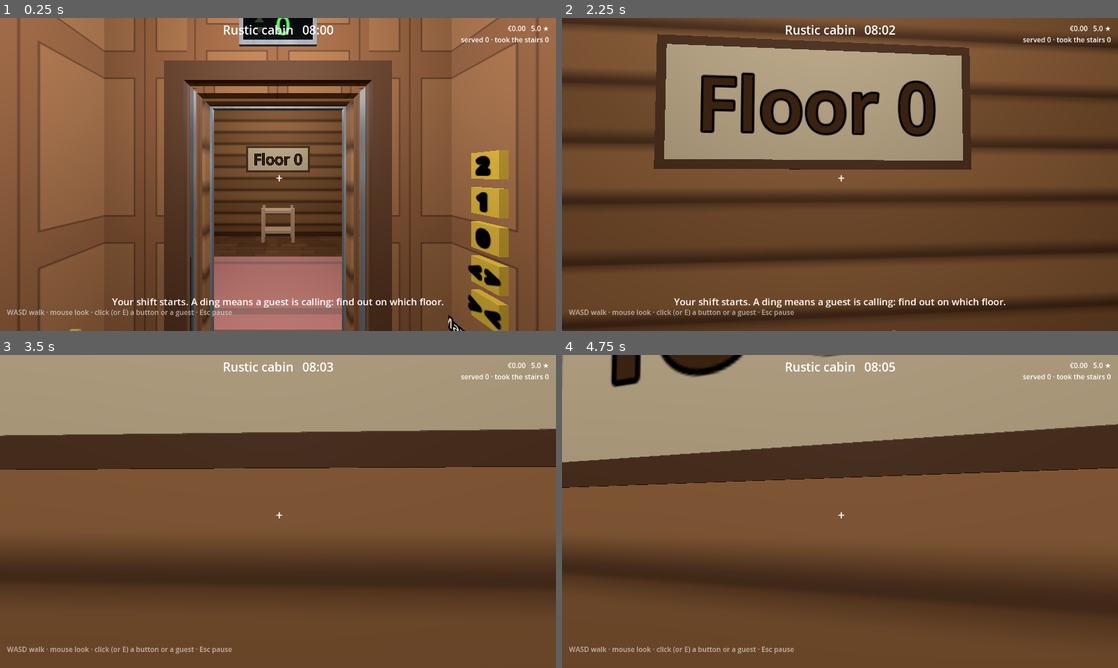
Above: before the commit, frames 1-4 (two rows, left to right).
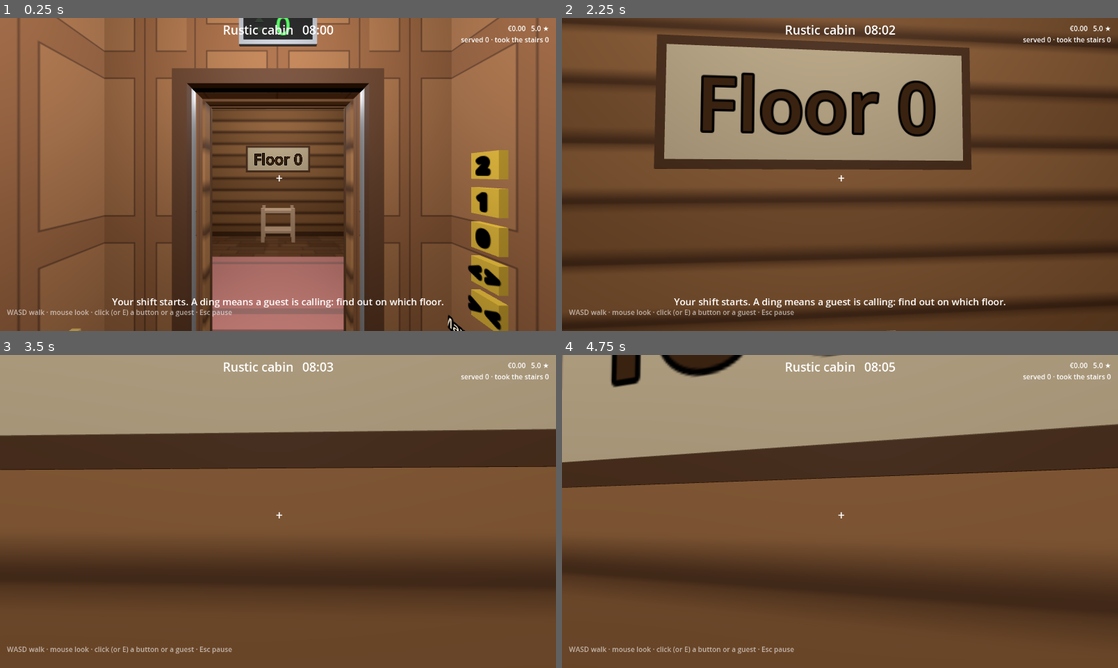
Above: after the commit, the same moments.

Repository: D-Klaassen/elevator-piccolo
Game: Godot game, scene res://scenes/cabin_greybox.tscn
The game is run twice, just before and just after one commit, with the same random seed, the same clock (stepped at 60 frames per second) and the same inputs.
Inputs (mouse positions are in pixels of both pictures, inside the frame that each line leads up to):
- Up to frame 1 (0.25 s): no input
- Up to frame 2 (2.25 s): tap Enter (ui_accept) at 0.5, 0.77, 1.52 s; move the mouse to (867, 174) at 0.52 s; hold E (interact) 0.53-1.28 s; hold W (move_forward) from 0.53 s (still down); click (867, 174) at 0.67 s; move the mouse to (812, 174) at 1.27 s; tap 1 at 1.35 s; move the mouse to (851, 168) at 2.02 s; hold E (interact) from 2.03 s (still down)
- Up to frame 3 (3.5 s): keep holding W (move_forward); move the mouse to (272, 517) at 2.77 s; release E (interact) at 2.78 s; tap 1 at 2.85 s; click (272, 517) at 2.92 s; tap Enter (ui_accept) at 3.02 s
- Up to frame 4 (4.75 s): keep holding W (move_forward); tap Enter (ui_accept) at 3.5, 3.77, 4.25, 4.52 s; move the mouse to (878, 514) at 3.52 s; hold E (interact) 3.53-4.28 s; move the mouse to (795, 508) at 4.27 s; tap 1 at 4.35 s

The runs differ from the first frame. In frame 1, 8.0% of the frame differs, in the area x 12-92%, y 0-100%; in frame 2, 0.3%; in frame 3, 0.1%; in frame 4, 0.1%.

Commit message:
Simpler elevator doors: plain steel panels, one frame, no shimmer
The doors looked busy and flickered as you walked past. Each panel is now a
plain slab of satin steel meeting the next in a thin seam, instead of a
brushed texture with a fixed light band and dark edge strips. The hotel's own
frame goes straight round the doors (no steel jamb inside it), lapping over
their edges and reaching back to them, in the hallways and in the cab. A dark
header over the cab's doors hides the wall above them, the floor display's
glass is matt, and the threshold loses its groove. 2x MSAA is on for 3D.

Diff:
--- a/project.godot
+++ b/project.godot
@@ -18,6 +18,7 @@
 
 [rendering]
 
+anti_aliasing/quality/msaa_3d=1
 textures/vram_compression/import_etc2_astc=true
 
 [physics]
--- a/scripts/asset_room.gd
+++ b/scripts/asset_room.gd
@@ -25,7 +25,7 @@
 const SIGN_SIZE := 32 ## font size of the asset names at the assets' feet
 ## What a floor display shows as you press it: [floor, direction].
 ## Trim that is the same in every hotel, so it is named without the hotel's name.
-const SAME_IN_EVERY_HOTEL: Array[String] = ["door jamb", "threshold", "door panel edge"]
+const SAME_IN_EVERY_HOTEL: Array[String] = ["threshold"]
 const DISPLAY_STATES: Array[Vector2i] = [
 	Vector2i(0, 0), Vector2i(1, 1), Vector2i(2, 1), Vector2i(3, 0), Vector2i(2, -1), Vector2i(1, -1),
 ]
@@ -229,12 +229,12 @@
 		display.show_floor(DISPLAY_STATES[state[0]].x, DISPLAY_STATES[state[0]].y))
 
 
-## A button on a brushed-steel plate on a post: [param round] like a call button, else
+## A button on a steel plate on a post: [param round] like a call button, else
 ## like the cab's.
 func _button(asset_name: String, caption: String, round: bool) -> Node3D:
 	var holder := _holder(asset_name)
 	_post(holder, 1.0)
-	Greybox.box(holder, Vector3(0.16, 0.22, 0.012), Vector3(0, 1.1, 0.006), Color.WHITE, false, Interior.brushed_steel())
+	Greybox.box(holder, Vector3(0.16, 0.22, 0.012), Vector3(0, 1.1, 0.006), Color.WHITE, false, Interior.steel())
 	var button := ElevatorButton.new()
 	button.position = Vector3(0, 1.1, 0.02 if round else 0.032)
 	button.rotation_degrees.y = -90.0 # its face (+X) towards the aisle (+Z)
--- a/scripts/elevator.gd
+++ b/scripts/elevator.gd
@@ -282,8 +282,8 @@
 
 		var hall_face := landing_z + WALL / 2
 		var plate_at := Vector3(DOOR_OPENING / 2 + 0.3, 1.1, hall_face + 0.006)
-		# A round yellow button on a brushed-steel plate.
-		Greybox.box(landing, Vector3(0.12, 0.2, 0.012), plate_at, Color.WHITE, false, Interior.brushed_steel())
+		# A round yellow button on a steel plate.
+		Greybox.box(landing, Vector3(0.12, 0.2, 0.012), plate_at, Color.WHITE, false, Interior.steel())
 		var button := ElevatorButton.new()
 		button.name = "CallButton"
 		button.position = plate_at + Vector3(0, 0, 0.012)
--- a/scripts/floor_display.gd
+++ b/scripts/floor_display.gd
@@ -1,6 +1,6 @@
 class_name FloorDisplay
 extends Node3D
-## A floor display over an elevator door: a black screen in a brushed-steel bezel, the floor
+## A floor display over an elevator door: a black screen in a steel bezel, the floor
 ## the cab is at in green digits, and an up and a down arrow beside them that light while
 ## the cab is on its way in that direction. It faces +Z.
 
@@ -15,9 +15,9 @@
 
 func _init() -> void:
 	name = "FloorDisplay"
-	_box(Vector3(SIZE.x, SIZE.y, 0.02), Vector3(0, 0, 0.01), Interior.brushed_steel())
+	_box(Vector3(SIZE.x, SIZE.y, 0.02), Vector3(0, 0, 0.01), Interior.steel())
 	var glass := Greybox.material(Color(0.03, 0.035, 0.04))
-	glass.roughness = 0.2
+	glass.roughness = 0.9 # matt, so it shows no glare
 	_box(Vector3(SIZE.x - 0.05, SIZE.y - 0.05, 0.004), Vector3(0, 0, 0.022), glass)
 
 	_digits = Greybox.label(self, "0", Vector3(0.07, 0, 0.0245), 0.0, 36)
--- a/scripts/interior.gd
+++ b/scripts/interior.gd
@@ -41,11 +41,9 @@
 const CAB_CEILING: Array = ["plain", 1.0, Color("efe6d2")]
 const BRASS := Color("d9b25a")
 const STEEL := Color("a8acb4")
-const DOOR_JAMB := 0.06 ## width of the steel jamb round the elevator opening in the hallways
-## Brushed steel: grain colours and the light band's, over a door's height.
-const BRUSHED: Array = ["brushed", 2.2, Color("9a9ea6"), Color("8c9098"), Color("b4b8c0")]
+const DOOR_FRAME := 0.08 ## width of the frame round the elevator opening
 const HANDRAIL_HEIGHT := 0.9
-## The metadata on a trim piece that says what it is ("skirting", "door jamb"), for the
+## The metadata on a trim piece that says what it is ("skirting", "door frame"), for the
 ## Asset room to name it.
 const PART := &"part"
 
@@ -100,7 +98,6 @@
 		"carpet": _draw_carpet(image, colours)
 		"panels": _draw_panels(image, colours)
 		"checker": _draw_checker(image, colours)
-		"brushed": _draw_brushed(image, colours)
 		_: image.fill(colours[0])
 	image.generate_mipmaps()
 	var tex := ImageTexture.create_from_image(image)
@@ -174,18 +171,6 @@
 			_rect(image, left + 9, top + 11, panel - 18, TEXTURE_SIZE - 22, c[1])
 	for left in range(0, TEXTURE_SIZE, panel):
 		_rect(image, left, 0, 1, TEXTURE_SIZE, c[2])
-
-
-## A fine vertical grain, every column a little lighter or darker, with a soft light band
-## across it, which falls a quarter of the way down a door panel (at about 1.6 m).
-static func _draw_brushed(image: Image, c: Array) -> void:
-	var rng := RandomNumberGenerator.new()
-	rng.seed = 11
-	for x in TEXTURE_SIZE:
-		var grain: Color = (c[0] as Color).lerp(c[1], rng.randf())
-		for y in TEXTURE_SIZE:
-			var band := exp(-pow((y - TEXTURE_SIZE * 0.73) / (TEXTURE_SIZE * 0.06), 2.0))
-			image.set_pixel(x, y, grain.lerp(c[2], band * 0.7))
 
 
 static func _draw_checker(image: Image, c: Array) -> void:
@@ -247,22 +232,8 @@
 		for sign_x in [-1.0, 1.0]:
 			_box(parent, Vector3(side - 0.1, rail, 0.04), Vector3(sign_x * (opening + 0.1 + (side - 0.1) / 2 - 0.05), rail_y, landing_face + 0.02), trim, "chair rail")
 
-	# Round the elevator opening on the hallway side: a deep brushed-steel jamb, and the
-	# hotel's own frame round that.
-	# The jamb overlaps the doors' outer edges a little, as a real one does, hiding them.
-	var jamb := DOOR_JAMB
-	var lap := 0.012
-	var jamb_depth := 0.05
-	var steel := brushed_steel()
-	for sign_x in [-1.0, 1.0]:
-		_box(parent, Vector3(jamb + lap, Elevator.DOOR_HEIGHT + jamb, jamb_depth), Vector3(sign_x * (opening + (jamb - lap) / 2), y + (Elevator.DOOR_HEIGHT + jamb) / 2, landing_face + jamb_depth / 2), steel, "door jamb")
-	_box(parent, Vector3(Elevator.DOOR_OPENING + 2 * jamb, jamb + lap, jamb_depth), Vector3(0, y + Elevator.DOOR_HEIGHT + (jamb - lap) / 2, landing_face + jamb_depth / 2), steel, "door jamb")
-	var frame := 0.1
-	var frame_z := landing_face + 0.02
-	var outer := opening + jamb
-	for sign_x in [-1.0, 1.0]:
-		_box(parent, Vector3(frame, Elevator.DOOR_HEIGHT + jamb + frame, 0.04), Vector3(sign_x * (outer + frame / 2), y + (Elevator.DOOR_HEIGHT + jamb + frame) / 2, frame_z), trim, "door frame")
-	_box(parent, Vector3(2 * (outer + frame), frame, 0.04), Vector3(0, y + Elevator.DOOR_HEIGHT + jamb + frame / 2, frame_z), trim, "door frame")
+	# The hotel's own frame round the elevator opening, on the hallway side.
+	_door_frame(parent, y, landing_z + Elevator.PANEL_THICKNESS + 0.005, landing_face + 0.02, trim)
 
 	# A dark metal threshold across the opening, from the doors' track to the hallway floor.
 	_threshold(parent, Vector3(0, y, (landing_z - 0.05 + landing_face + 0.06) / 2), 0.11 + 0.05)
@@ -284,32 +255,49 @@
 
 
 ## One door panel, [param width] by [param height] and [param thickness] thick, on [param
-## body]: brushed steel (a fine vertical grain with a soft light band across it, as the
-## light catches it) with a dark rubber edge down both sides, so the panels read as solid
-## slabs with seams between them, the same from either side.
+## body]: a plain slab of satin steel. Its collision fills its width, but it shows a few
+## millimetres narrower, so the panels meet in a thin dark seam.
 static func door_panel(body: Node3D, width: float, height: float, thickness: float) -> void:
-	Greybox.box(body, Vector3(width, height, thickness), Vector3.ZERO, Color.WHITE, true, brushed_steel())
-	var edge := 0.012
+	var shape := CollisionShape3D.new()
+	var box := BoxShape3D.new()
+	box.size = Vector3(width, height, thickness)
+	shape.shape = box
+	body.add_child(shape)
+	Greybox.box(body, Vector3(width - 0.004, height, thickness), Vector3.ZERO, Color.WHITE, false, steel())
+
+
+## A flat frame round an elevator opening whose floor is at [param y], from z = [param
+## z_from] to [param z_to]: from just clear of the doors to a little proud of the wall. It
+## laps over the doors' outer edges, as a real jamb does, hiding them and the sides of the
+## opening.
+static func _door_frame(parent: Node3D, y: float, z_from: float, z_to: float, surface: Material) -> void:
+	var lap := 0.01
+	var width := DOOR_FRAME
+	var inner := Elevator.DOOR_OPENING / 2 - lap
+	var top := Elevator.DOOR_HEIGHT - lap
+	var depth := absf(z_to - z_from)
+	var z := (z_from + z_to) / 2
 	for sign_x in [-1.0, 1.0]:
-		_box(body, Vector3(edge, height, thickness + 0.004), Vector3(sign_x * (width - edge) / 2, 0, 0), flat(Color("2a2a2e")), "door panel edge")
+		_box(parent, Vector3(width, top + width, depth), Vector3(sign_x * (inner + width / 2), y + (top + width) / 2, z), surface, "door frame")
+	_box(parent, Vector3(2 * (inner + width), width, depth), Vector3(0, y + top + width / 2, z), surface, "door frame")
 
 
 ## A threshold strip across a door opening, [param depth] deep, its middle at [param at]
-## on the floor: dark metal, a few millimetres high, with a groove down the middle where
-## the doors run.
+## on the floor: dark metal, a few millimetres high.
 static func _threshold(parent: Node3D, at: Vector3, depth: float) -> void:
 	var width := Elevator.DOOR_OPENING + 0.04
 	_box(parent, Vector3(width, 0.006, depth), at + Vector3(0, 0.003, 0), flat(Color("4a4c52"), 0.4), "threshold")
-	_box(parent, Vector3(width, 0.007, 0.012), at + Vector3(0, 0.0035, 0), flat(Color("1c1c20")), "threshold")
-
-
-## Brushed steel for the doors, the door frames and the call plates. Fixed to each piece,
-## not to the world, as the cab's doors move.
-static func brushed_steel() -> StandardMaterial3D:
-	var steel := material(BRUSHED, true)
-	steel.metallic = 0.35
-	steel.roughness = 0.6
-	return steel
+
+
+## Satin steel for the doors, the floor displays and the call plates: one even colour, no
+## pattern, so it stays calm as you walk past.
+static func steel() -> StandardMaterial3D:
+	if not _materials.has("steel"):
+		var mat := Greybox.material(STEEL)
+		mat.metallic = 0.3
+		mat.roughness = 0.5
+		_materials["steel"] = mat
+	return _materials["steel"]
 
 
 ## Trims the cab ([param cab], [param w] its half width, [param h] its height): a light
@@ -345,11 +333,14 @@
 		_box(cab, Vector3(skirt, 0.1, 0.015), Vector3(sign_x * (inner - skirt / 2), 0.05, front_face - 0.0075), dark, "skirting")
 
 	# A frame round the door, like the one round the landing doors on the hallway side.
-	var frame := 0.1
-	var frame_z := front_face - 0.02
-	for sign_x in [-1.0, 1.0]:
-		_box(cab, Vector3(frame, Elevator.DOOR_HEIGHT + frame, 0.04), Vector3(sign_x * (opening + frame / 2), (Elevator.DOOR_HEIGHT + frame) / 2, frame_z), dark, "door frame")
-	_box(cab, Vector3(Elevator.DOOR_OPENING + 2 * frame, frame, 0.04), Vector3(0, Elevator.DOOR_HEIGHT + frame / 2, frame_z), dark, "door frame")
+	_door_frame(cab, 0.0, front_face - 0.02, Elevator.CAB_LEAD_Z - Elevator.PANEL_THICKNESS / 2 - 0.0025, dark)
+	# Over the doors, between the two front walls, the dark header their track runs in, so
+	# looking up past the frame you don't see the front wall's wood above them.
+	var header_from := front_face + Elevator.SKIN
+	var header_to := w - wall / 2
+	var header_half := Elevator.DOOR_OPENING * 0.75 + 0.01 # just past the open doors' outer edges
+	var header_bottom := Elevator.DOOR_HEIGHT + 0.001
+	_box(cab, Vector3(2 * header_half, h - header_bottom, header_to - header_from), Vector3(0, (h + header_bottom) / 2, (header_from + header_to) / 2), flat(Color("1c1c20")), "door header")
 
 	# The threshold the doors run in, from the inner front wall to the front wall's outside.
 	var outside := w + wall / 2
--- a/tests/asset_room_test.gd
+++ b/tests/asset_room_test.gd
@@ -51,7 +51,7 @@
 		"Pension Bellevue wallpaper wall", "Pension Bellevue carpet floor",
 		"Pension Bellevue panels wainscot", "Pension Bellevue chair rail",
 		"Pension Bellevue door frame", "Pension Bellevue floor sign plate",
-		"door jamb", "cab handrail", "cab open button", "cab panels wall",
+		"Rustic cabin door frame", "cab handrail", "cab open button", "cab panels wall",
 	]:
 		var found := _room.asset(asset_name)
 		_check(found != null and await _look_at(found, asset_name) == asset_name, "%s is in the Asset room, named" % asset_name)
--- a/tests/interior_test.gd
+++ b/tests/interior_test.gd
@@ -113,7 +113,7 @@
 		var overhead := box.position.y > Elevator.CAB_HEIGHT - 0.1
 		if not (flat_on_wall or overhead):
 			_check(false, "cab trim at %s is flat against a wall or overhead" % box.get_center())
-		var in_doorway := box.end.z > front + 0.001 # between the front walls, where the doors slide
+		var in_doorway := box.end.z > Elevator.CAB_LEAD_Z - Elevator.PANEL_THICKNESS / 2 # where the doors slide
 		var threshold := box.end.y < 0.01 # the strip on the floor the doors run in
 		if in_doorway and box.position.y < Elevator.DOOR_HEIGHT and not threshold:
 			_check(false, "cab trim at %s is clear of the doors" % box.get_center())
Not shown, changed: README.md
